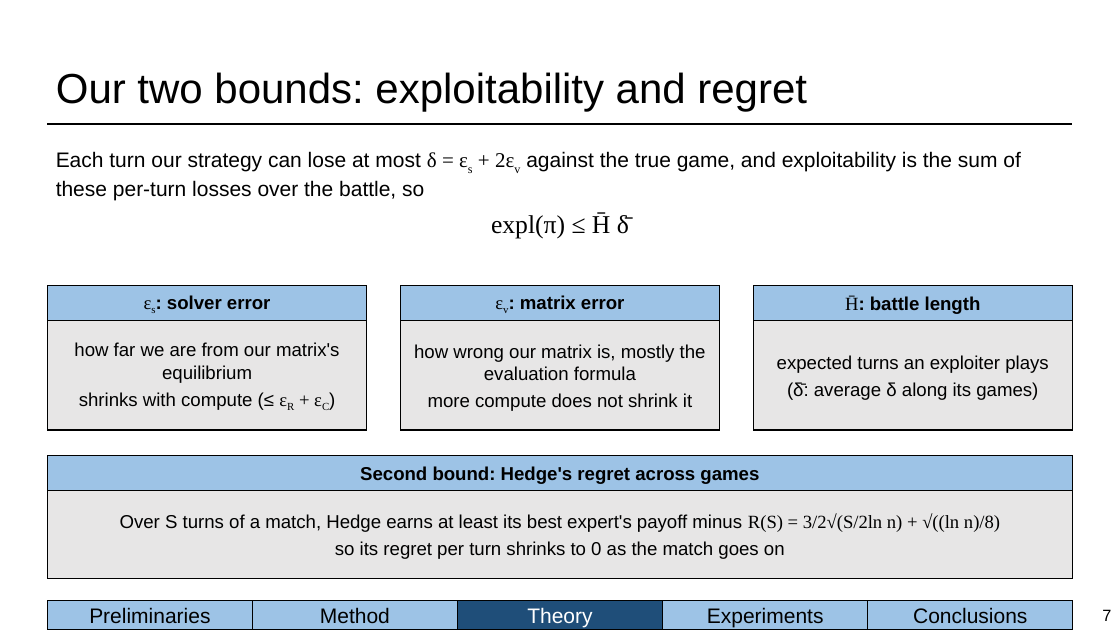
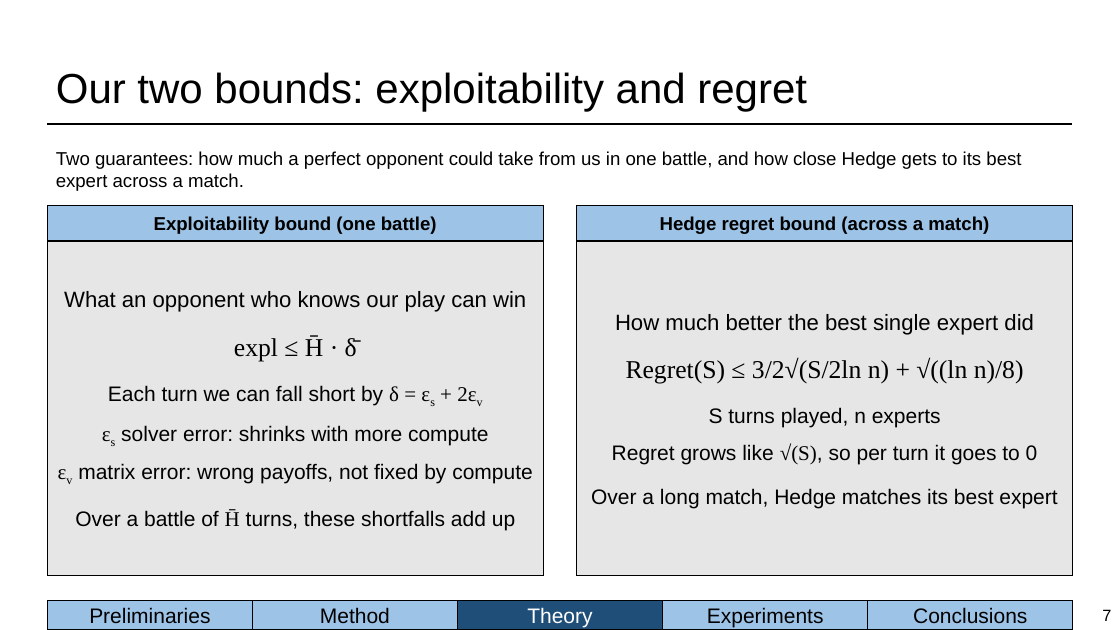
Before and after one commit to BioFanat/pokemon-equilibrium-engine, a slide deck: slide 7 of report/slides/deck.pptx. Drawn at 1120x630 pixels with LibreOffice and Linux fonts; fonts in the diff are those of the drawing. Boxes give left, top, right and bottom in pixels: in the first picture for what was removed or moved away, otherwise in the second. Text is boxed around its words. In the diff, an @@ line names an element or a change of style, - is before the commit and + after.

Commit message:
Deck: theory slide as two plain side-by-side bounds (exploitability, Hedge regret)

```diff
--- a/report/slides/deck.pptx
+++ b/report/slides/deck.pptx
@@ text at [56, 151, 1021, 191]: text changed; size 18 to 16 pt @@
-Each turn our strategy can lose at most δ = εs + 2εv against the true game, and exploitability is the sum of these per-turn losses over the battle, so
-expl(π) ≤ H̄ δ̄
+Two guarantees: how much a perfect opponent could take from us in one battle, and how close Hedge gets to its best expert across a match.
@@ rectangle added at [48, 206, 544, 241], fill #9DC3E6, outline #000000 1 pt, 16 pt, text #000000, bold @@
+Exploitability bound (one battle)
@@ rectangle added at [577, 206, 1073, 241], fill #9DC3E6, outline #000000 1 pt, 16 pt, text #000000, bold @@
+Hedge regret bound (across a match)
@@ rectangle "What an opponent who knows ...": place and size @@
-rectangle "What an opponent who knows ..." at [48, 321, 367, 430]
+rectangle "What an opponent who knows ..." at [48, 241, 544, 576]
@@ rectangle "How much better the best ...": place and size @@
-rectangle "How much better the best ..." at [401, 321, 720, 430]
+rectangle "How much better the best ..." at [577, 241, 1073, 576]
@@ rectangle removed at [48, 286, 367, 321] @@
-εs: solver error
@@ text in rectangle at [64, 291, 533, 531]: text changed; size 16 to 18 pt @@
-how far we are from our matrix's equilibrium
-shrinks with compute (≤ εR + εC)
+What an opponent who knows our play can win
+expl ≤ H̄ · δ̄
+Each turn we can fall short by δ = εs + 2εv
+εs solver error: shrinks with more compute
+εv matrix error: wrong payoffs, not fixed by compute
+Over a battle of H̄ turns, these shortfalls add up
@@ rectangle removed at [401, 286, 720, 321] @@
-εv: matrix error
@@ rectangle removed at [754, 286, 1073, 321] @@
-H̄: battle length
@@ text in rectangle at [591, 314, 1057, 508]: text changed; size 16 to 18 pt @@
-how wrong our matrix is, mostly the evaluation formula
-more compute does not shrink it
+How much better the best single expert did
+Regret(S) ≤ 3/2√(S/2ln n) + √((ln n)/8)
+S turns played, n experts
+Regret grows like √(S), so per turn it goes to 0
+Over a long match, Hedge matches its best expert
@@ rectangle removed at [754, 321, 1073, 430] @@
-expected turns an exploiter plays
-(δ̄: average δ along its games)
@@ rectangle removed at [48, 455, 1073, 491] @@
-Second bound: Hedge's regret across games
@@ rectangle removed at [48, 491, 1073, 579] @@
-Over S turns of a match, Hedge earns at least its best expert's payoff minus R(S) = 3/2√(S/2ln n) + √((ln n)/8)
-so its regret per turn shrinks to 0 as the match goes on
```
Also in this commit, not shown: 1 other file.
